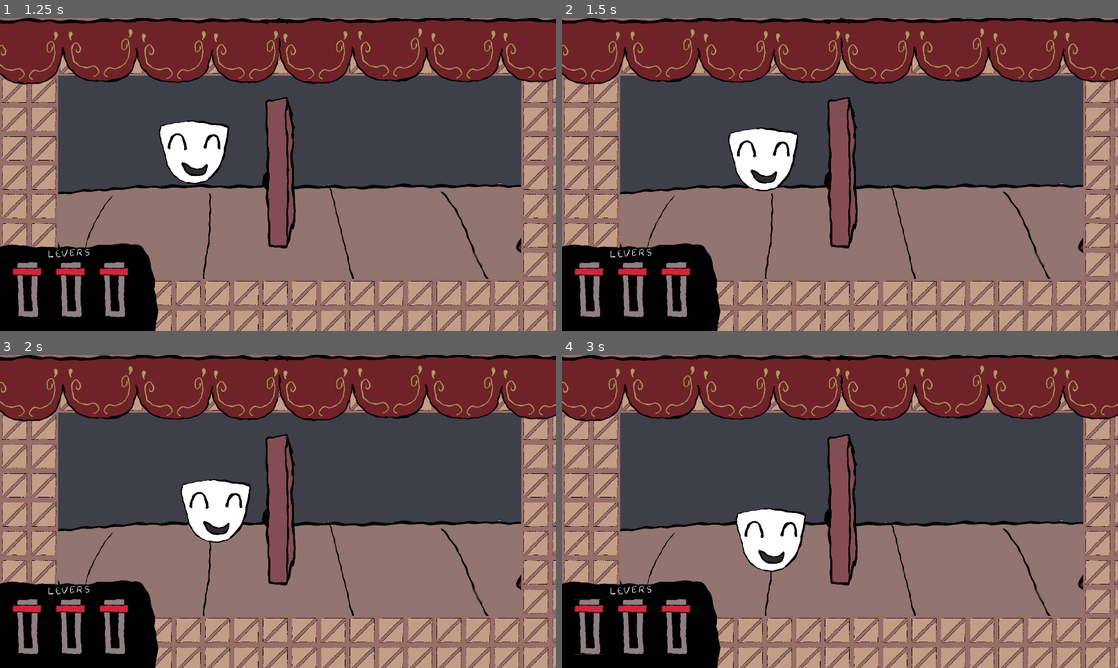
Above: before the commit, frames 1-4 (two rows, left to right).
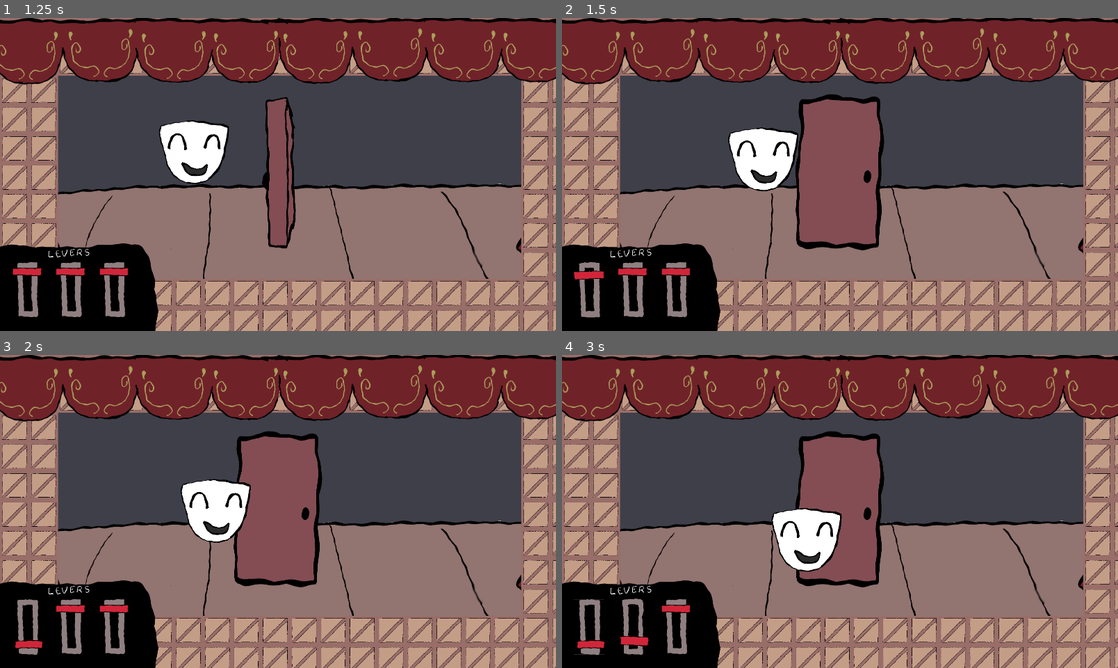
Above: after the commit, the same moments.

Repository: razzius/Masks2026
Game: Godot game, scene res://scenes/title_screen.tscn
The game is run twice, just before and just after one commit, with the same random seed, the same clock (stepped at 60 frames per second) and the same inputs.
Inputs (mouse positions are in pixels of both pictures, inside the frame that each line leads up to):
- Up to frame 1 (1.25 s): click "Start" at 0.5 s
- Up to frame 2 (1.5 s): click (589, 290) at 1.27 s
- Up to frame 3 (2 s): no input
- Up to frame 4 (3 s): tap Enter (ui_accept) at 2, 2.27 s; hold Right (Right) 2.03-2.78 s; hold Left (ui_left) from 2.78 s (still down)

Frame 1 is identical in both runs. In frame 2, 5.8% of the frame differs, in the area x 2-58%, y 24-96%; in frame 3, 5.5%; in frame 4, 7.7%.

Commit message:
Animated lever pulling

Diff:
--- a/scenes/Stages/Stage1.tscn
+++ b/scenes/Stages/Stage1.tscn
@@ -30,11 +30,6 @@
 
 [sub_resource type="SpriteFrames" id="SpriteFrames_122sm"]
 animations = [{
-"frames": [],
-"loop": true,
-"name": &"default",
-"speed": 5.0
-}, {
 "frames": [{
 "duration": 1.0,
 "texture": ExtResource("5_oysxf")
@@ -51,9 +46,9 @@
 "duration": 1.0,
 "texture": ExtResource("9_hmdnv")
 }],
-"loop": true,
+"loop": false,
 "name": &"slide_down",
-"speed": 5.0
+"speed": 15.0
 }]
 
 [node name="Stage1" type="Node2D" unique_id=253650236]
@@ -75,7 +70,9 @@
 [node name="Lever" parent="UI" index="1" unique_id=901851183]
 position = Vector2(100, 930)
 sprite_frames = SubResource("SpriteFrames_122sm")
-animation = &"slide_down"
+
+[node name="Button" parent="UI/Lever" index="0" unique_id=1926699541 node_paths=PackedStringArray("gates")]
+gates = [NodePath("../../../Gate")]
 
 [node name="Lever2" parent="UI" index="2" unique_id=2042641525]
 position = Vector2(250, 930)
--- a/scripts/Lever.gd
+++ b/scripts/Lever.gd
@@ -1,9 +1,10 @@
 extends Button
 
 @export var gates : Array[Gate] = []
-@export var spriteFrames : SpriteFrames
+var spriteFrames : SpriteFrames
 
-var moving : bool
+var moving = false
+var leverUp = true
 
 func _ready() -> void:
 	spriteFrames = get_parent().sprite_frames
@@ -15,8 +16,14 @@
 	if(!moving):
 		moving = true
 		ChangeDoors()
-		## Play moving animation.
-		spriteFrames.set_animation_loop("slide_down", false)
+
+		if(leverUp):
+			get_parent().play("slide_down")
+			leverUp = false
+		else:
+			get_parent().play_backwards("slide_down")
+			leverUp = true
+
 		moving = false
 
 
